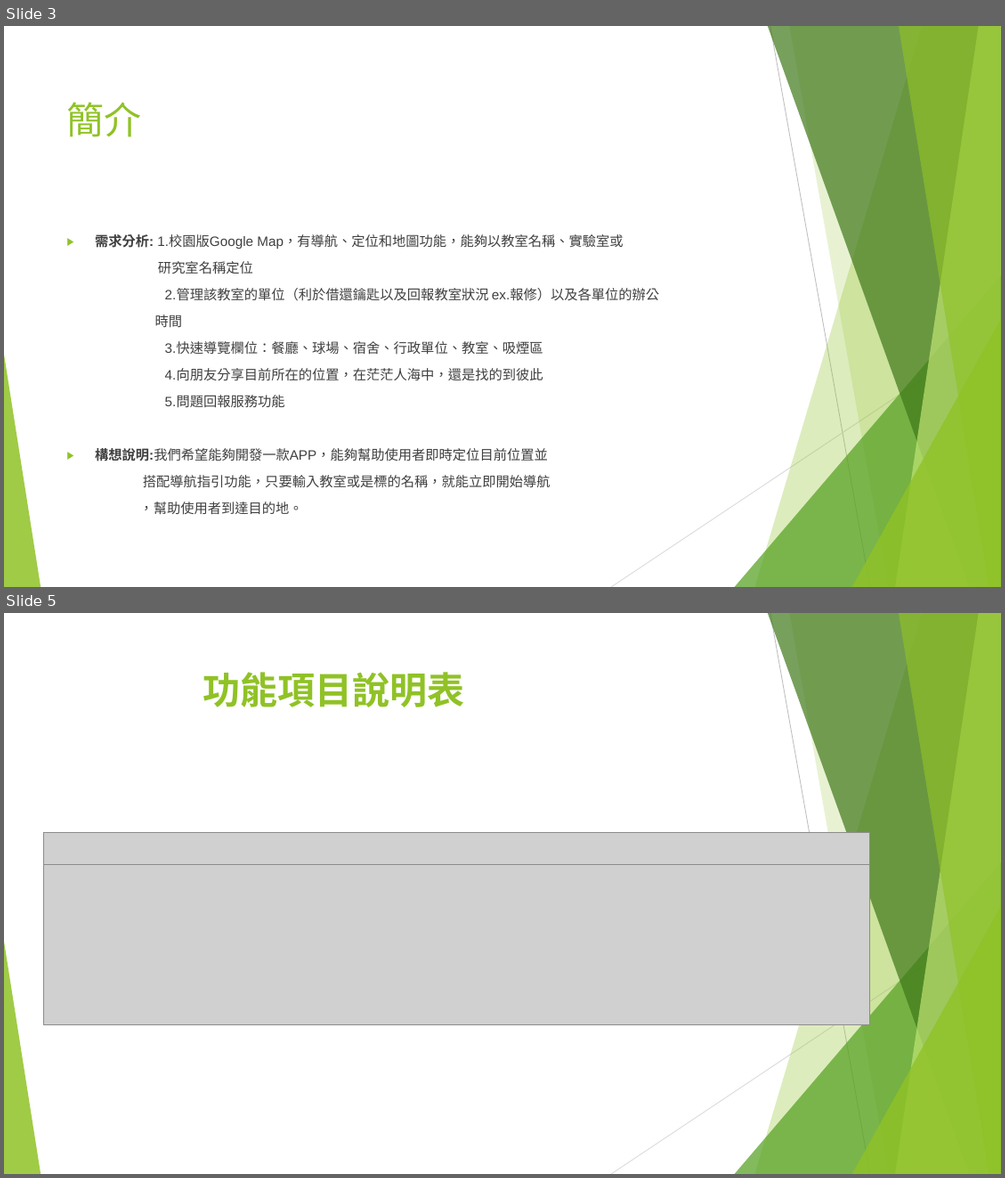
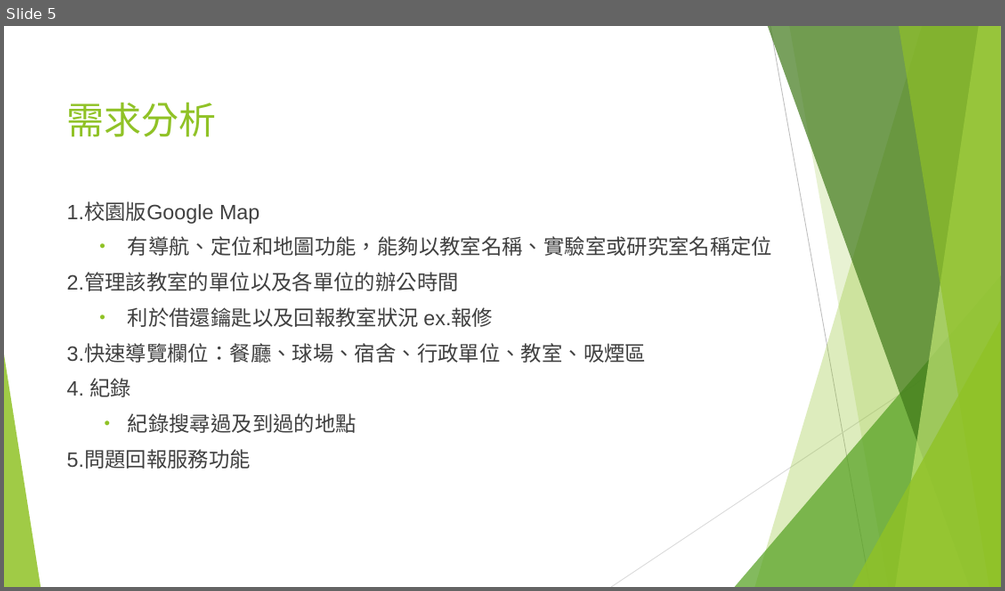
Before and after one commit to 0551102/107_SE_Team-10, a slide deck: 軟工期中v2.pptx. Shown one above the other, each under a label of ours: slides 3 and 5 before the commit, slide 5 after it; the slides between them are not shown. The pictures are 1005x1178 and 1005x591 pixels, drawn with LibreOffice and Linux fonts; fonts in the diff are those of the drawing; grey boxes stand for pictures. Boxes give left, top, right and bottom in pixels: in the first picture for what was removed or moved away, otherwise in the second. Text is boxed around its words. In the diff, an @@ line names an element or a change of style, - is before the commit and + after.

```diff
--- a/軟工期中v2.pptx
+++ b/軟工期中v2.pptx
@@ slide 5 removed at box(4, 613, 1001, 1174), background #FFFFFF; not listed: 10 template elements that a slide beside it also shows @@
@@ title removed at box(202, 672, 464, 707) @@
-功能項目說明表
@@ picture removed at box(44, 833, 870, 864) @@
@@ picture removed at box(44, 864, 870, 1024) @@
@@ what was slide 3 is now slide 5 @@
@@ slide 5 changed as well @@
@@ title at box(67, 102, 217, 137): text changed @@
-簡介
+需求分析
@@ text "1.校園版Google Map": place and size @@
-text "1.校園版Google Map" at box(95, 234, 659, 515)
+text "1.校園版Google Map" at box(67, 202, 772, 468)
@@ text at box(67, 202, 772, 327): text changed; size 13.1 to 20 pt @@
-▶ 需求分析: 1.校園版Google Map，有導航、定位和地圖功能，能夠以教室名稱、實驗室或
-研究室名稱定位
-2.管理該教室的單位（利於借還鑰匙以及回報教室狀況 ex.報修）以及各單位的辦公
-時間
+1.校園版Google Map
+  • 有導航、定位和地圖功能，能夠以教室名稱、實驗室或研究室名稱定位
+2.管理該教室的單位以及各單位的辦公時間
+  • 利於借還鑰匙以及回報教室狀況 ex.報修
@@ text at box(67, 344, 646, 468): size 13.1 to 20 pt in "3.快速導覽欄位：餐廳、球場、宿舍、行政單位、教室、吸煙區", "5.問題回報服務功能" @@
@@ text at box(67, 378, 356, 433): text changed; size 13.1 to 20 pt @@
-4.向朋友分享目前所在的位置，在茫茫人海中，還是找的到彼此
+4. 紀錄
+  • 紀錄搜尋過及到過的地點
@@ text at box(95, 448, 550, 515): paragraphs removed @@
-▶ 構想說明:我們希望能夠開發一款APP，能夠幫助使用者即時定位目前位置並
-搭配導航指引功能，只要輸入教室或是標的名稱，就能立即開始導航
-，幫助使用者到達目的地。
```
Also in this commit, not shown: 5 other slides changed, 4 slides added, 1 other slide removed, 1 other file.
